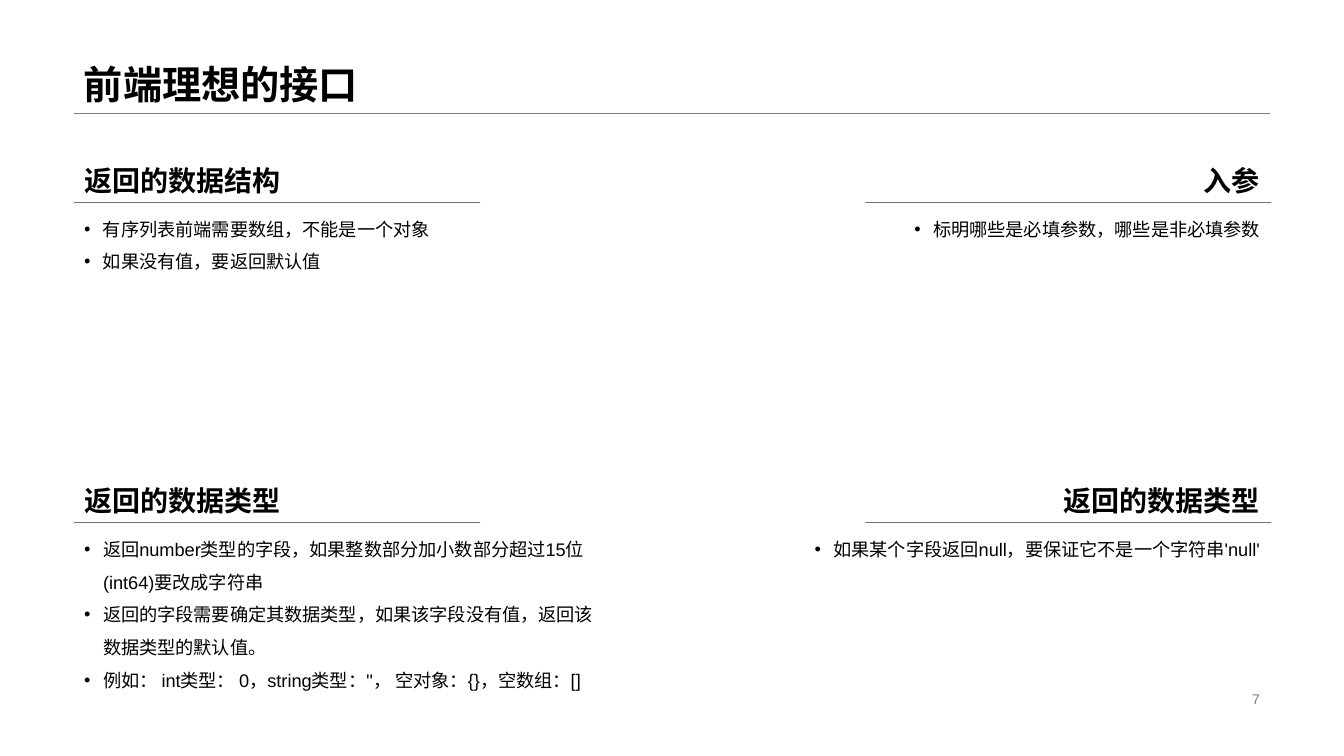
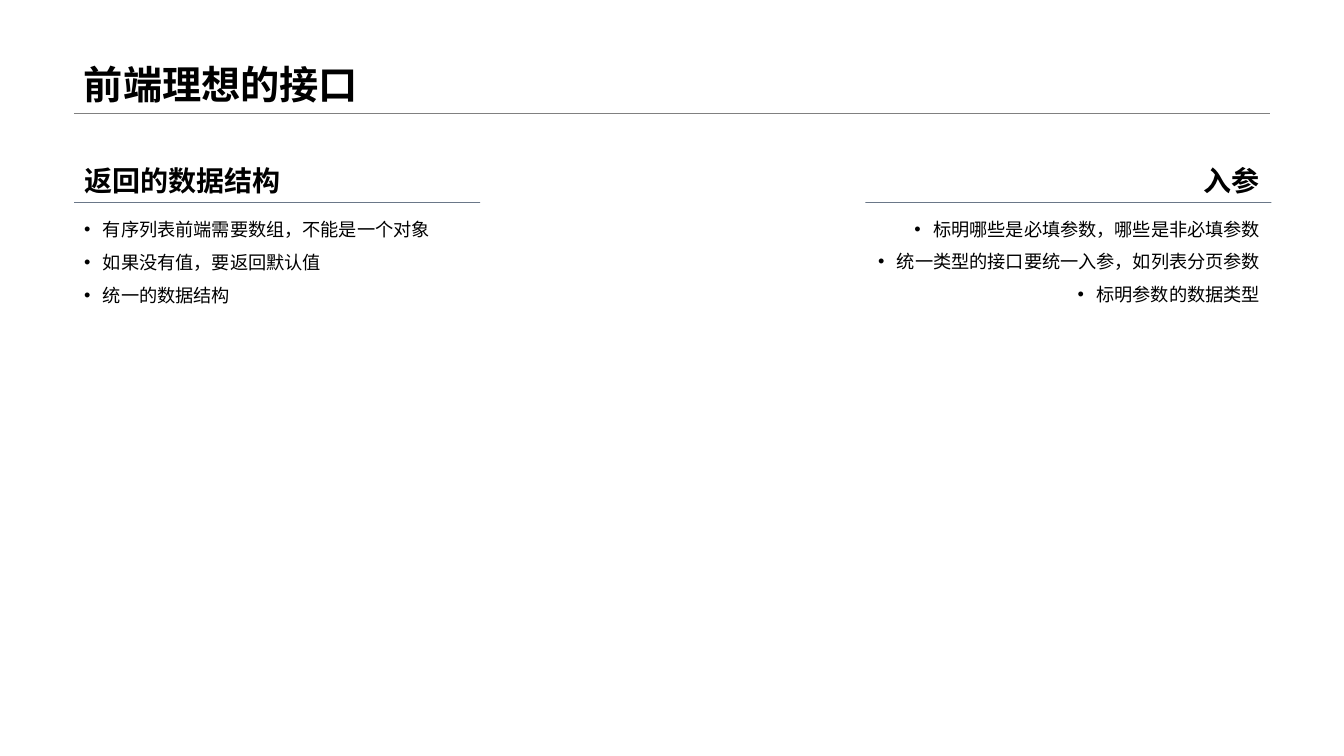
Before and after one commit to zyhahaha/note, a slide deck: slide 8 of share/草稿/分享.pptx (slide 7 before the commit). Drawn at 1344x756 pixels with LibreOffice and Linux fonts; fonts in the diff are those of the drawing. Boxes give left, top, right and bottom in pixels: in the first picture for what was removed or moved away, otherwise in the second. Text is boxed around its words. In the diff, an @@ line names an element or a change of style, - is before the commit and + after.

```diff
--- a/share/草稿/分享.pptx
+++ b/share/草稿/分享.pptx
@@ text "标明哪些是必填参数，哪些是非必填参数": place and size @@
-text "标明哪些是必填参数，哪些是非必填参数" at (933,220,1260,238)
+text "标明哪些是必填参数，哪些是非必填参数" at (897,220,1260,303)
@@ text at (897,252,1260,303): paragraphs added @@
+• 统一类型的接口要统一入参，如列表分页参数
+• 标明参数的数据类型
@@ text at (103,286,230,304): paragraph added @@
+• 统一的数据结构
@@ text removed at (84,487,280,514) @@
-返回的数据类型
@@ text removed at (1063,487,1259,514) @@
-返回的数据类型
@@ line removed from (75, 522) to (480, 522) @@
@@ line removed from (866, 522) to (1271, 522) @@
@@ text removed at (103,540,593,691) @@
-• 返回number类型的字段，如果整数部分加小数部分超过15位(int64)要改成字符串
-• 返回的字段需要确定其数据类型，如果该字段没有值，返回该数据类型的默认值。
-• 例如： int类型： 0，string类型：''， 空对象：{}，空数组：[]
@@ text removed at (834,540,1260,558) @@
-• 如果某个字段返回null，要保证它不是一个字符串'null'
@@ page number removed at (1252,694,1260,704) @@
-7
```
Also in this commit, not shown: 3 other slides changed, 2 slides added, 1 slide removed, 5 other files.
